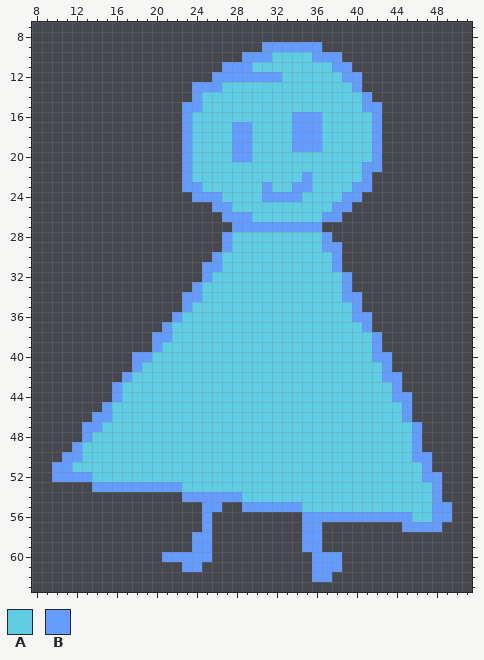
Two states of a pixel-art file, assets/sprites/test_man.aseprite. Above: the version before the commit.
64x64 pixels, 1 frame. Shown: x 8..51, y 7..63.
Palette (. is transparent): A #5fcde4  B #639bff
Pixels before, first column x 10:
 9 .....................BBBBBB.............
10 ...................BBBAAAABBB...........
11 .................BBBAAAAAAAABB..........
12 ................BBBBBBBAAAAAABB.........
13 ..............BBBAAAAAAAAAAAAAB.........
14 ..............BAAAAAAAAAAAAAAAAB........
15 .............BBAAAAAAAAAAAAAAAABB.......
16 .............BAAAAAAAAAABBBAAAAAB.......
17 .............BAAAABBAAAABBBAAAAAB.......
18 .............BAAAABBAAAABBBAAAAAB.......
19 .............BAAAABBAAAABBBAAAAAB.......
20 .............BAAAABBAAAAAAAAAAAAB.......
21 .............BAAAAAAAAAAAAAAAAABB.......
22 .............BAAAAAAAAAAABAAAAAB........
23 .............BBAAAAAABAABBAAAABB........
24 ..............BBBAAAABBBBAAAABB.........
25 ................BBAAAAAAAAAABB..........
26 .................BBBAAAAAAABB...........
27 ..................BBBBBBBBB.............
28 .................BAAAAAAAAAB............
29 .................BAAAAAAAAABB...........
30 ................BAAAAAAAAAAAB...........
31 ...............BBAAAAAAAAAAAB...........
32 ...............BAAAAAAAAAAAAAB..........
33 ..............BAAAAAAAAAAAAAAB..........
34 .............BBAAAAAAAAAAAAAABB.........
35 .............BAAAAAAAAAAAAAAAAB.........
36 ............BAAAAAAAAAAAAAAAAABB........
37 ...........BAAAAAAAAAAAAAAAAAAAB........
38 ..........BBAAAAAAAAAAAAAAAAAAAAB.......
39 ..........BAAAAAAAAAAAAAAAAAAAAAB.......
40 ........BBAAAAAAAAAAAAAAAAAAAAAABB......
41 ........BAAAAAAAAAAAAAAAAAAAAAAAAB......
42 .......BAAAAAAAAAAAAAAAAAAAAAAAAABB.....
43 ......BAAAAAAAAAAAAAAAAAAAAAAAAAAAB.....
44 ......BAAAAAAAAAAAAAAAAAAAAAAAAAAABB....
45 .....BAAAAAAAAAAAAAAAAAAAAAAAAAAAAAB....
46 ....BBAAAAAAAAAAAAAAAAAAAAAAAAAAAAAB....
47 ...BBAAAAAAAAAAAAAAAAAAAAAAAAAAAAAAAB...
48 ...BAAAAAAAAAAAAAAAAAAAAAAAAAAAAAAAAB...
49 ..BAAAAAAAAAAAAAAAAAAAAAAAAAAAAAAAAAB...
50 .BBAAAAAAAAAAAAAAAAAAAAAAAAAAAAAAAAABB..
51 BBAAAAAAAAAAAAAAAAAAAAAAAAAAAAAAAAAAAB..
52 BBBBAAAAAAAAAAAAAAAAAAAAAAAAAAAAAAAAABB.
53 ....BBBBBBBBBAAAAAAAAAAAAAAAAAAAAAAAAAB.
54 .............BBBBBBAAAAAAAAAAAAAAAAAAAB.
55 ...............BB..BBBBBBAAAAAAAAAAAAABB
56 ...............B.........BBBBBBBBBBBAABB
57 ...............B.........BB........BBBB.
58 ..............BB.........BB.............
59 ..............BB.........BB.............
60 ...........BBBBB..........BBB...........
61 .............BB...........BBB...........
62 ..........................BB............
The same view after the edit:
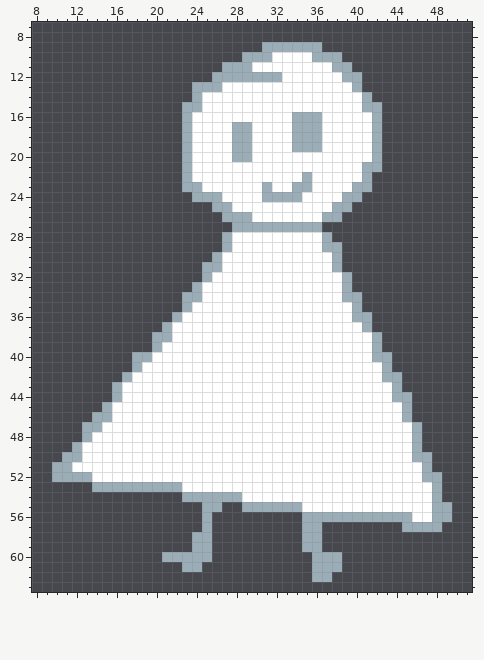
What changed:
colour A: #5fcde4 -> #ffffff
colour B: #639bff -> #9badb7
